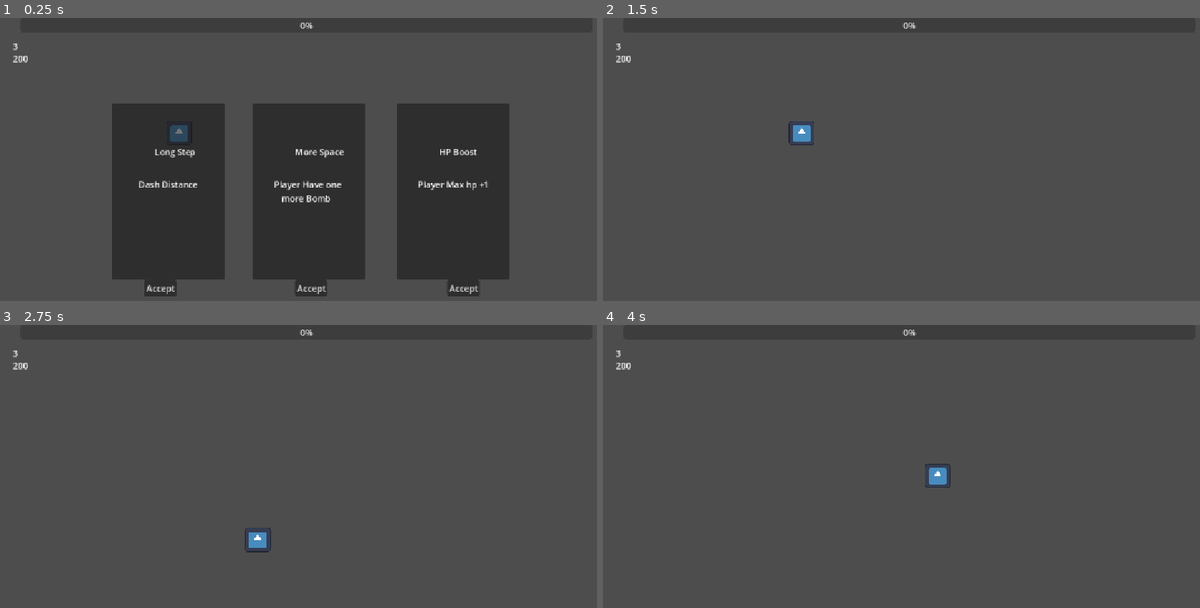
Above: before the commit, frames 1-4 (two rows, left to right).
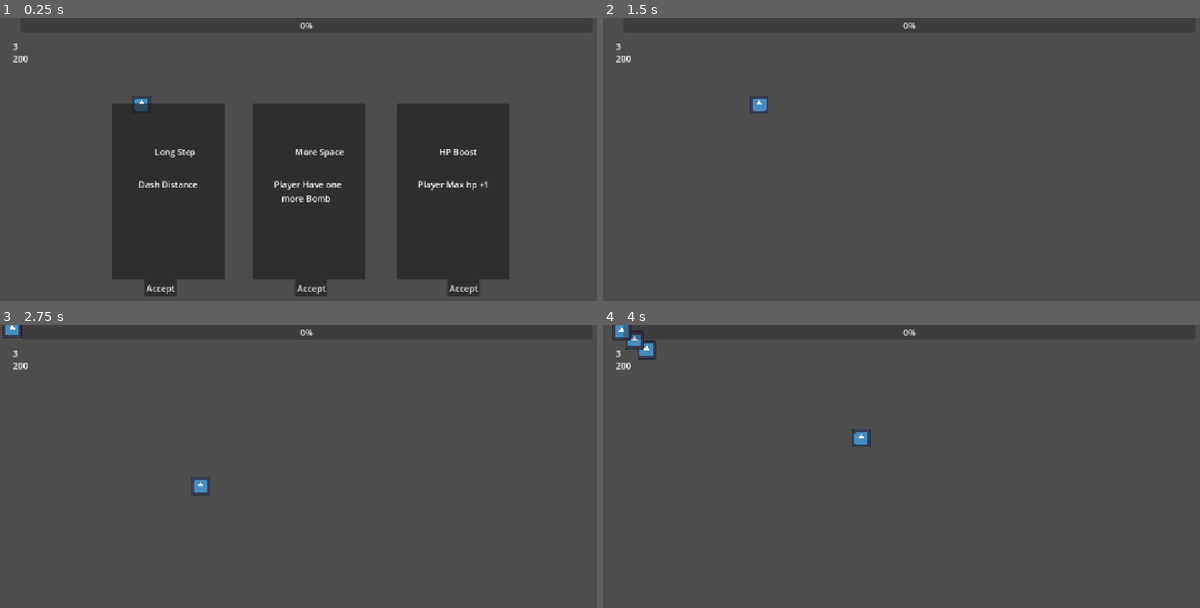
Above: after the commit, the same moments.

Repository: Yu-xo/GMTK2026
Game: Godot game, scene res://Scenes/Main/Main.tscn
Two runs of this game, one before a commit and one after it. Both use one fixed random seed, a clock stepped at 60 frames per second and the inputs below. The engine's default icon, where the game draws it, is replaced by a stand-in: a white triangle on a blue panel in a dark square.
Inputs (mouse positions are in pixels of both pictures, inside the frame that each line leads up to):
- Up to frame 1 (0.25 s): no input
- Up to frame 2 (1.5 s): click "Accept" at 0.5 s; tap Enter at 1.25 s; move the mouse to (1050, 173) at 1.27 s; press the mouse at (1050, 173) at 1.28 s; hold D (right) from 1.28 s (still down)
- Up to frame 3 (2.75 s): move the mouse to (185, 514) at 2.02 s; release D (right) at 2.03 s; release the mouse at (185, 514) at 2.03 s; hold S (down) from 2.03 s (still down); tap Shift (dash) at 2.1 s
- Up to frame 4 (4 s): move the mouse to (973, 421) at 2.77 s; release S (down) at 2.78 s; press the mouse at (973, 421) at 2.78 s; hold D (right) 2.78-3.53 s; move the mouse to (883, 568) at 3.52 s; release the mouse at (883, 568) at 3.53 s; hold W (up) from 3.53 s (still down); tap Shift (dash) at 3.6 s

The runs differ from the first frame. In frame 1, 0.3% of the frame differs, in the area x 22-32%, y 27-44%; in frame 2, 0.3%; in frame 3, 0.4%; in frame 4, 0.7%, in the area x 1-59%, y 0-58%.
Error before the commit: Invalid access to property or key 'position' on a base object of type 'Nil'. (res://Scripts/enemy_spawner.gd:76)
Error after the commit: Invalid access to property or key 'position' on a base object of type 'Nil'. (res://Scripts/enemy_spawner.gd:80)

Commit message:
Added PlayerCamera and camera shake effect

Diff:
--- a/Scenes/Characters/Player/Player.tscn
+++ b/Scenes/Characters/Player/Player.tscn
@@ -4,6 +4,7 @@
 [ext_resource type="Texture2D" uid="uid://4q335xxs2p" path="res://icon.svg" id="1_no7dv"]
 [ext_resource type="PackedScene" uid="uid://cbi3mprcowhvj" path="res://Scenes/Projectiles/BaseBomb.tscn" id="2_gqvyu"]
 [ext_resource type="Script" uid="uid://be71c366bfdyb" path="res://Scripts/hud_container.gd" id="4_uapsp"]
+[ext_resource type="Script" uid="uid://bud2im5k33wq7" path="res://Scripts/player_camera.gd" id="5_7vix2"]
 
 [sub_resource type="RectangleShape2D" id="RectangleShape2D_8y2kw"]
 size = Vector2(50, 44)
@@ -74,4 +75,12 @@
 [node name="CollisionShape2D" type="CollisionShape2D" parent="CollectArea" unique_id=958986943]
 shape = SubResource("CircleShape2D_uapsp")
 
+[node name="Camera2D" type="Camera2D" parent="." unique_id=788493284]
+zoom = Vector2(0.75, 0.75)
+limit_left = 0
+limit_top = 0
+limit_right = 1500
+limit_bottom = 1500
+script = ExtResource("5_7vix2")
+
 [connection signal="area_entered" from="CollectArea" to="." method="_on_collect_area_area_entered"]
--- a/Scenes/Main/TestMap.tscn
+++ b/Scenes/Main/TestMap.tscn
@@ -7,7 +7,7 @@
 [node name="Main" type="Node" unique_id=1359459859]
 
 [node name="Player" parent="." unique_id=1541806321 instance=ExtResource("1_piqhl")]
-position = Vector2(334, 215)
+position = Vector2(391, 303)
 
 [node name="EnemySpawner" parent="." unique_id=1827537512 instance=ExtResource("2_wgpax")]
 position = Vector2(588, 40)
@@ -19,7 +19,31 @@
 position = Vector2(210, 560)
 
 [node name="Marker2D2" parent="." unique_id=790111024 instance=ExtResource("3_8l0as")]
-position = Vector2(891, 567)
+position = Vector2(1786, 793)
 
 [node name="Marker2D3" parent="." unique_id=1446050172 instance=ExtResource("3_8l0as")]
-position = Vector2(594, 153)
+position = Vector2(931, 428)
+
+[node name="Marker2D4" parent="." unique_id=1116402669 instance=ExtResource("3_8l0as")]
+position = Vector2(1655, 262)
+
+[node name="Marker2D5" parent="." unique_id=824303908 instance=ExtResource("3_8l0as")]
+position = Vector2(864, 1012)
+
+[node name="Marker2D6" parent="." unique_id=1959449043 instance=ExtResource("3_8l0as")]
+position = Vector2(1808, 1123)
+
+[node name="Marker2D7" parent="." unique_id=1892005534 instance=ExtResource("3_8l0as")]
+position = Vector2(1417, 610)
+
+[node name="Marker2D8" parent="." unique_id=2070056052 instance=ExtResource("3_8l0as")]
+position = Vector2(341, 1038)
+
+[node name="Marker2D9" parent="." unique_id=667695198 instance=ExtResource("3_8l0as")]
+position = Vector2(1376, 1100)
+
+[node name="Marker2D10" parent="." unique_id=1180875554 instance=ExtResource("3_8l0as")]
+position = Vector2(1897, 467)
+
+[node name="Marker2D11" parent="." unique_id=1101268114 instance=ExtResource("3_8l0as")]
+position = Vector2(1404, 200)
--- a/Scripts/enemy_spawner.gd
+++ b/Scripts/enemy_spawner.gd
@@ -41,18 +41,21 @@
 
 func _spawn_enemy(round_param: int) -> void:
 	for i in range(melee_wave[round_param]):
+		await get_tree().create_timer(0.5).timeout
 		var enemy: CharacterBody2D = enemy_scene[0].instantiate()
 		spawned_enemies.append(enemy)
 		enemy.position = _spawn_position()
 		get_parent().add_child.call_deferred(enemy)   # Might need to change get_tree() later
 
 	for i in range(range_wave[round_param]):
+		await get_tree().create_timer(1).timeout
 		var enemy: CharacterBody2D = enemy_scene[1].instantiate()
 		spawned_enemies.append(enemy)
 		enemy.position = _spawn_position()
 		get_parent().add_child.call_deferred(enemy)   # Might need to change get_tree() later
 
 	for i in range(tank_wave[round_param]):
+		await get_tree().create_timer(2).timeout
 		var enemy: CharacterBody2D = enemy_scene[2].instantiate()
 		spawned_enemies.append(enemy)
 		enemy.position = _spawn_position()
@@ -67,6 +70,7 @@
 
 
 func _start_next_round(round_param: int) -> void:
+	await get_tree().create_timer(2).timeout
 	_spawn_enemy(round_param)
 
 
--- /dev/null
+++ b/Scripts/player_camera.gd
@@ -0,0 +1,23 @@
+extends Camera2D
+
+
+@export var random_strength: float = 30.0
+@export var shake_fade: float = 5.0
+
+var random := RandomNumberGenerator.new()
+
+var shake_strength: float
+
+
+func _process(delta: float) -> void:
+	if shake_strength > 0:
+		shake_strength = lerpf(shake_strength, 0, shake_fade * delta)
+		offset = _random_offset()
+
+
+func _apply_shake():   # call apply shake during impact
+	shake_strength = random_strength
+
+
+func _random_offset() -> Vector2:
+	return Vector2(random.randf_range(-shake_strength, shake_strength), random.randf_range(-shake_strength, shake_strength))
Not shown, added: Scripts/player_camera.gd.uid
